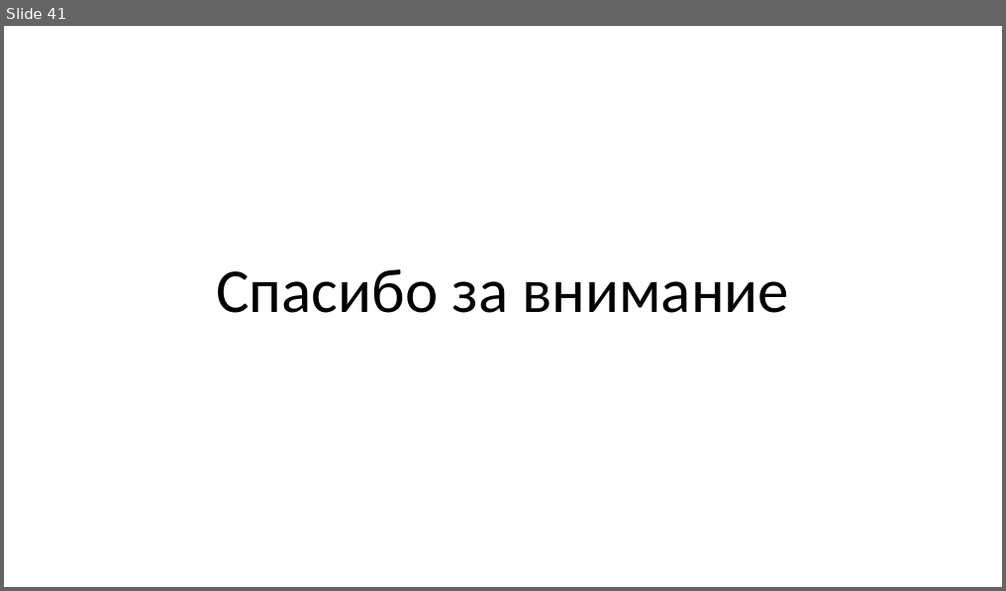
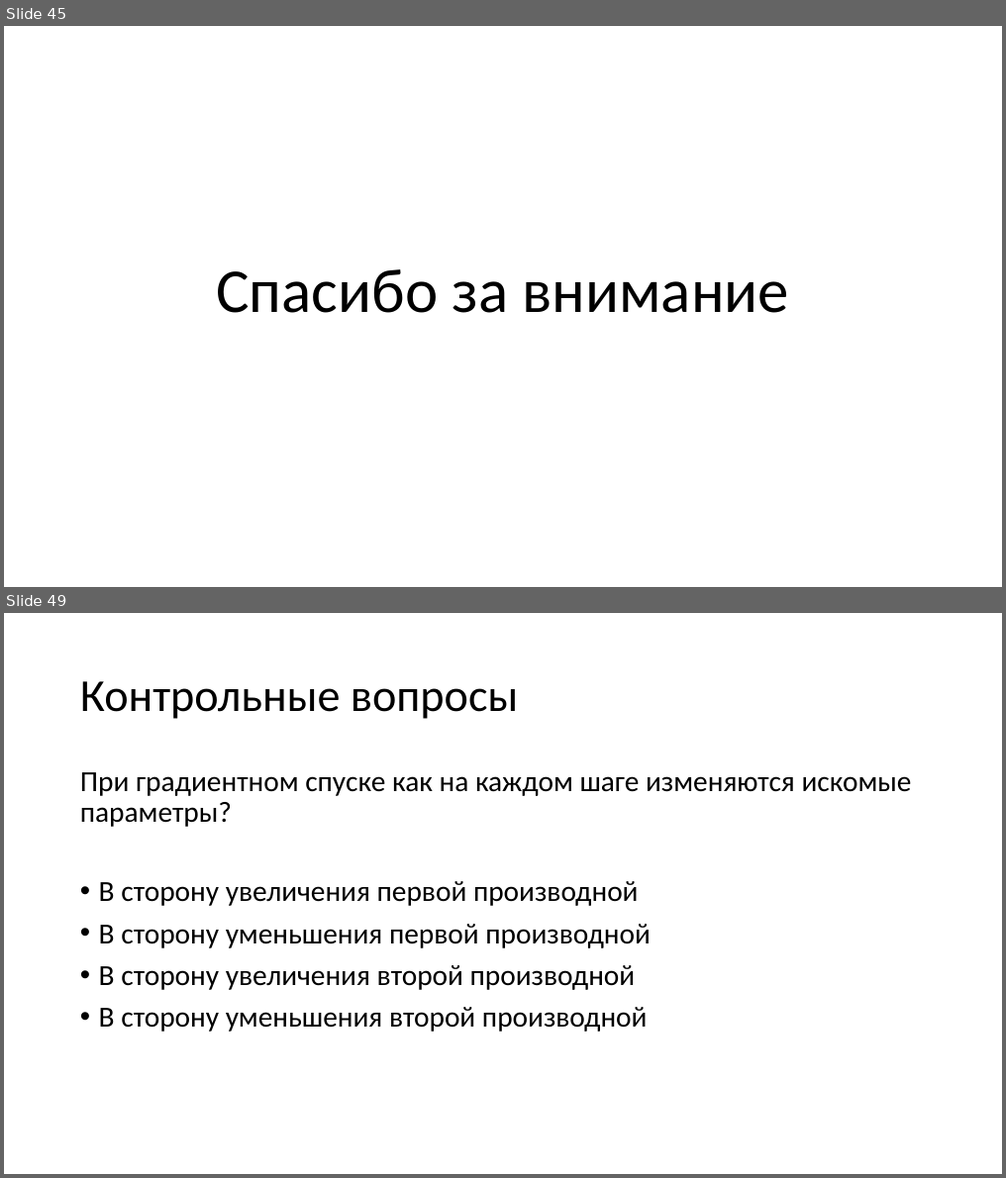
Before and after one commit to mosalov/AI_main_lectures, a slide deck: Лекция 4 21_10_2020.pptx. Shown one above the other, each under a label of ours: slide 41 before the commit, slides 45 and 49 after it; the slides between them are not shown. The pictures are 1006x591 and 1006x1178 pixels, drawn with LibreOffice and Linux fonts; fonts in the diff are those of the drawing. Boxes give left, top, right and bottom in pixels: in the first picture for what was removed or moved away, otherwise in the second. Text is boxed around its words. In the diff, an @@ line names an element or a change of style, - is before the commit and + after.

Commit message:
Финальная версия лекции №4
+ первые вопросы ко второму тесту.

```diff
--- a/Лекция 4 21_10_2020.pptx
+++ b/Лекция 4 21_10_2020.pptx
@@ slide 49 added at (x1=4, y1=613, x2=1002, y2=1174), background #FFFFFF @@
@@ title added at (x1=80, y1=681, x2=518, y2=719), 44 pt, text #000000 @@
+Контрольные вопросы
@@ text added at (x1=80, y1=772, x2=912, y2=1032), 28 pt, text #000000 @@
+При градиентном спуске как на каждом шаге изменяются искомые параметры?
+• В сторону увеличения первой производной
+• В сторону уменьшения первой производной
+• В сторону увеличения второй производной
+• В сторону уменьшения второй производной
@@ what was slide 41 is now slide 45 @@
```
Also in this commit, not shown: 2 slides changed, 12 other slides added, 1 slide removed, 2 other files.
